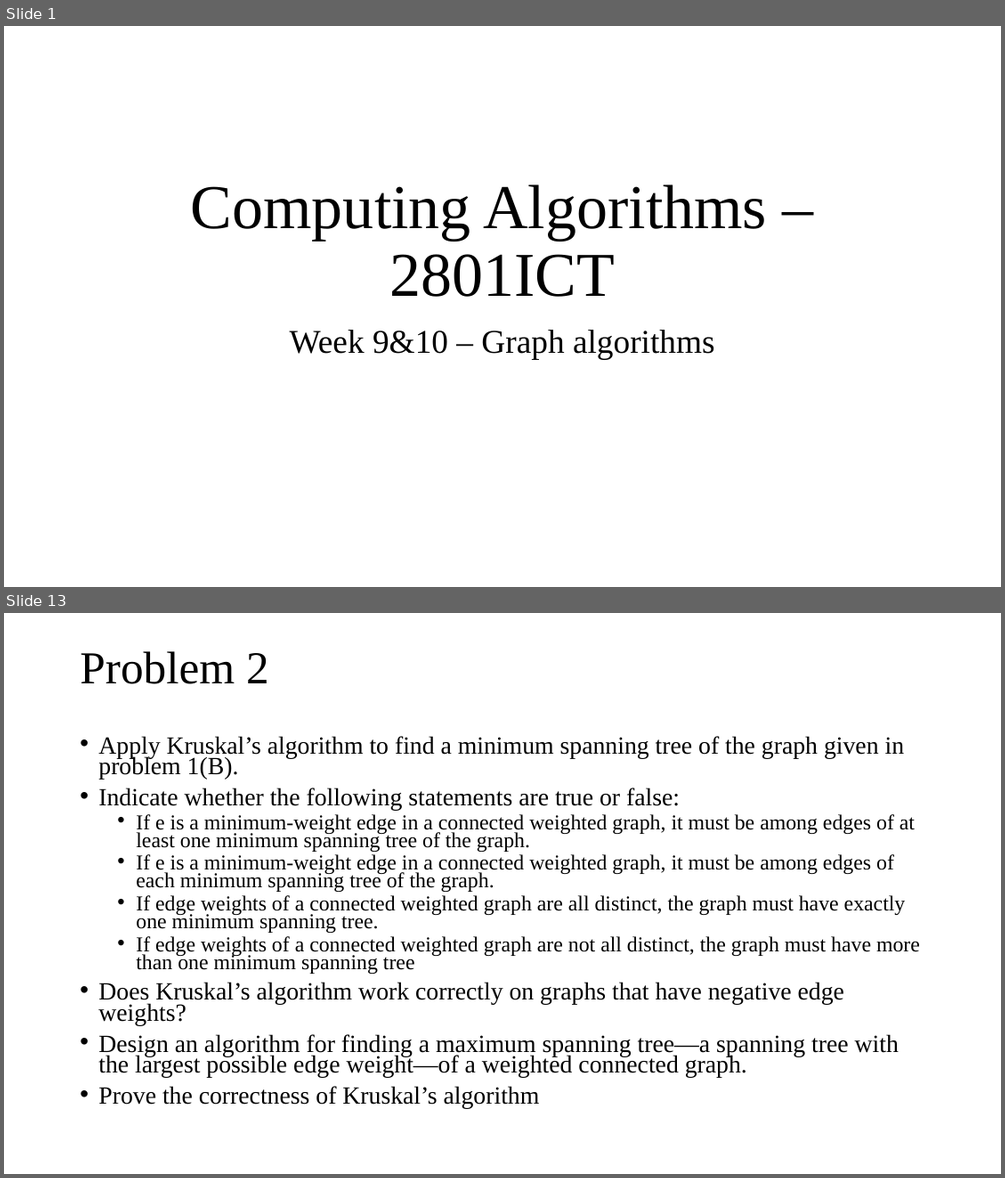
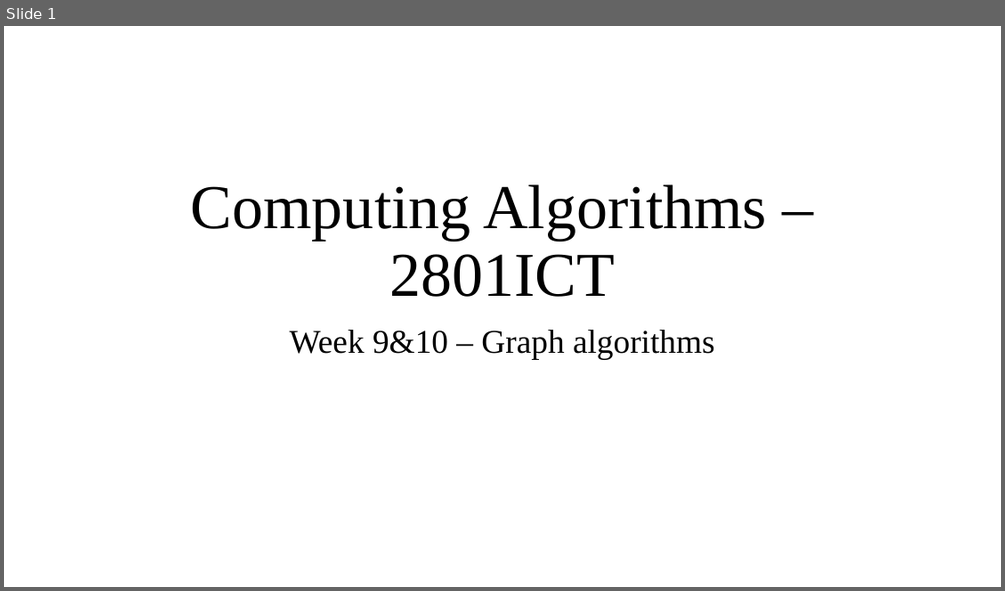
Before and after one commit to tamlhp/2801ict, a slide deck: week-9&10/problem-set/2801ict-week9&10.pptx. Shown one above the other, each under a label of ours: slides 1 and 13 before the commit, slide 1 after it; the slides between them are not shown. The pictures are 1005x1178 and 1005x591 pixels, drawn with LibreOffice and Linux fonts; fonts in the diff are those of the drawing. Boxes give left, top, right and bottom in pixels: in the first picture for what was removed or moved away, otherwise in the second. Text is boxed around its words. In the diff, an @@ line names an element or a change of style, - is before the commit and + after.

```diff
--- a/week-9&10/problem-set/2801ict-week9&10.pptx
+++ b/week-9&10/problem-set/2801ict-week9&10.pptx
@@ slide 13 removed at (4, 613, 1001, 1174), background #FFFFFF @@
@@ title removed at (80, 651, 269, 684) @@
-Problem 2
@@ text removed at (98, 736, 920, 1109) @@
-• Apply Kruskal’s algorithm to find a minimum spanning tree of the graph given in problem 1(B).
-• Indicate whether the following statements are true or false:
-  • If e is a minimum-weight edge in a connected weighted graph, it must be among edges of at least one minimum spanning tree of the graph.
-  • If e is a minimum-weight edge in a connected weighted graph, it must be among edges of each minimum spanning tree of the graph.
-  • If edge weights of a connected weighted graph are all distinct, the graph must have exactly one minimum spanning tree.
-  • If edge weights of a connected weighted graph are not all distinct, the graph must have more than one minimum spanning tree
-• Does Kruskal’s algorithm work correctly on graphs that have negative edge weights?
-• Design an algorithm for finding a maximum spanning tree—a spanning tree with the largest possible edge weight—of a weighted connected graph.
-• Prove the correctness of Kruskal’s algorithm
```
Also in this commit, not shown: 24 slides changed, 25 other slides removed.
